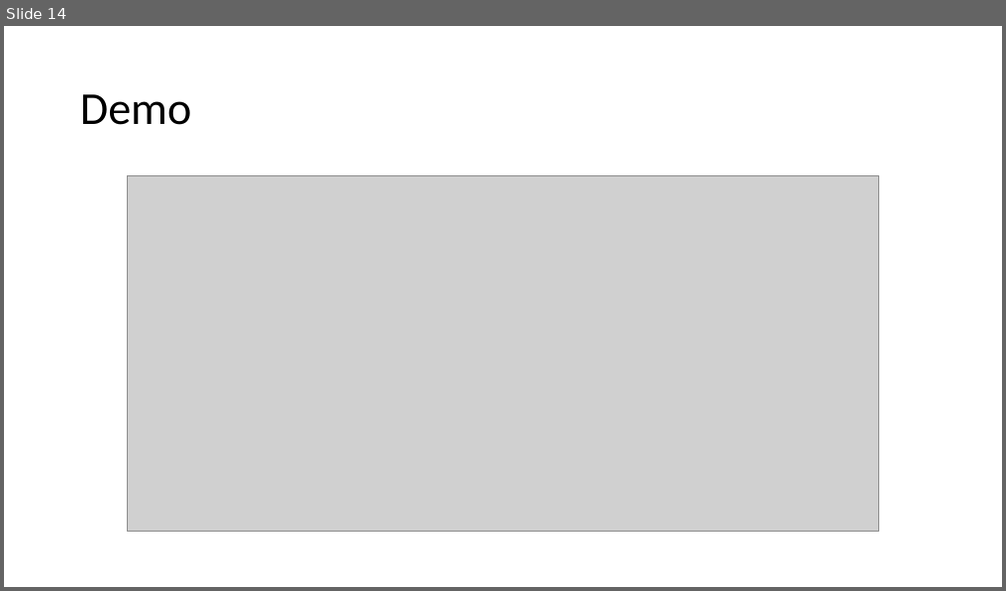
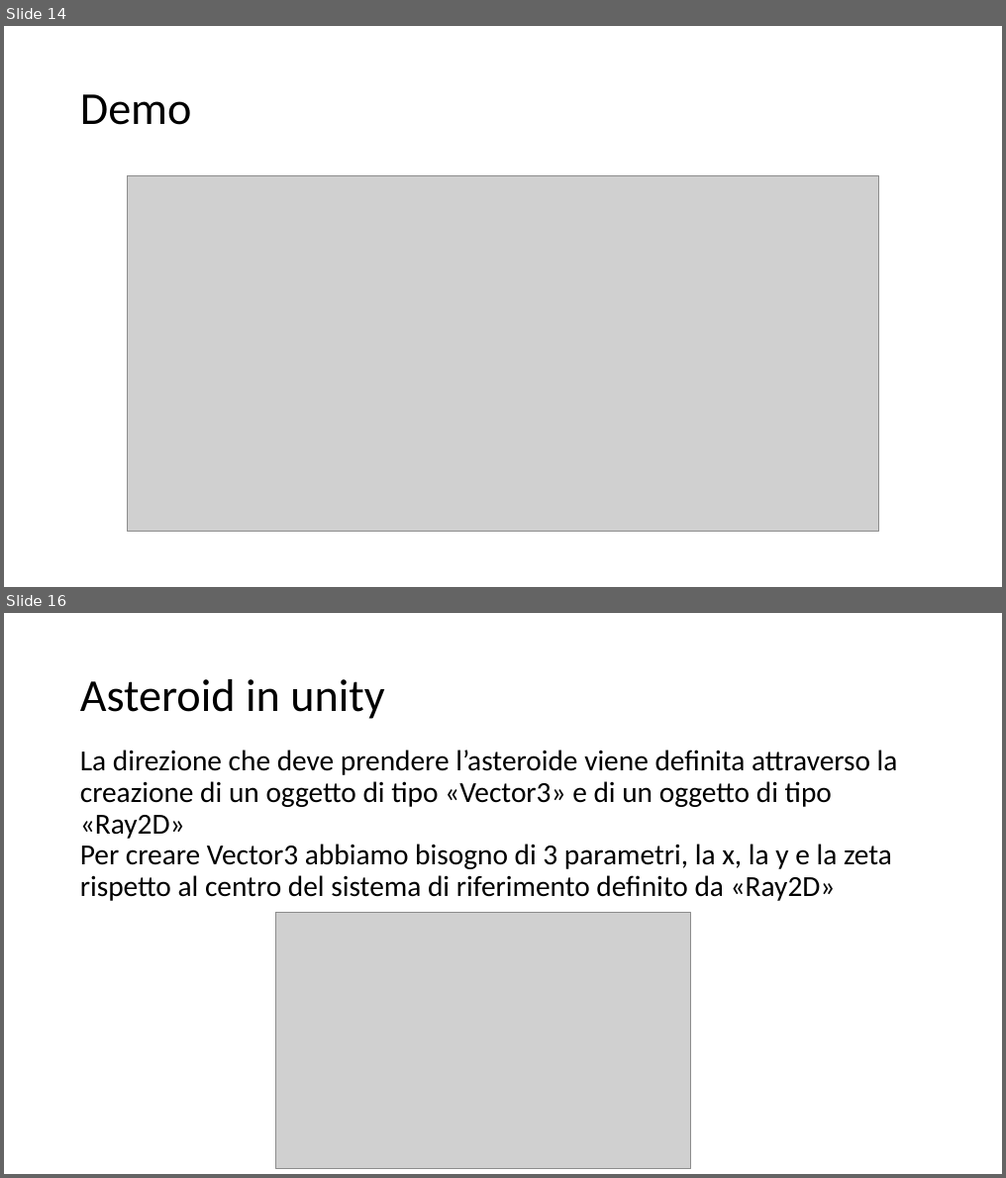
Before and after one commit to Lucio8493/Don-tDie, a slide deck: Progetto sistemi.pptx. Shown one above the other, each under a label of ours: slide 14 before the commit, slides 14 and 16 after it; the slides between them are not shown. The pictures are 1006x591 and 1006x1178 pixels, drawn with LibreOffice and Linux fonts; fonts in the diff are those of the drawing; grey boxes stand for pictures. Boxes give left, top, right and bottom in pixels: in the first picture for what was removed or moved away, otherwise in the second. Text is boxed around its words. In the diff, an @@ line names an element or a change of style, - is before the commit and + after.

Commit message:
Modificato il file "Progetto sistemi" aggiungendo la parte riguardante unity

```diff
--- a/Progetto sistemi.pptx
+++ b/Progetto sistemi.pptx
@@ slide 16 added at [4, 613, 1002, 1174], background #FFFFFF @@
@@ title added at [80, 679, 384, 719], 44 pt, text #000000 @@
+Asteroid in unity
@@ text added at [80, 750, 898, 901], 28 pt, text #000000 @@
+La direzione che deve prendere l’asteroide viene definita attraverso la creazione di un oggetto di tipo «Vector3» e di un oggetto di tipo «Ray2D»
+Per creare Vector3 abbiamo bisogno di 3 parametri, la x, la y e la zeta rispetto al centro del sistema di riferimento definito da «Ray2D»
@@ picture added at [275, 912, 691, 1168] @@
```
Also in this commit, not shown: 11 slides changed, 9 other slides added, 5 other files.
